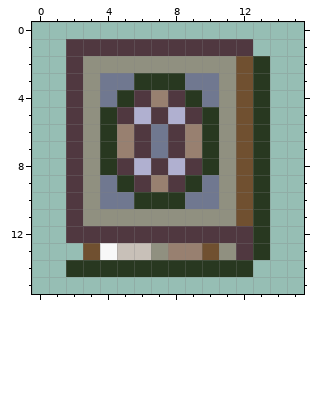
Two states of a pixel-art sprite, Graphics/ItemIcons/Tomes/Dark/Wurm.png. The picture above is the old version.
The file is 16x16 pixels.
After:
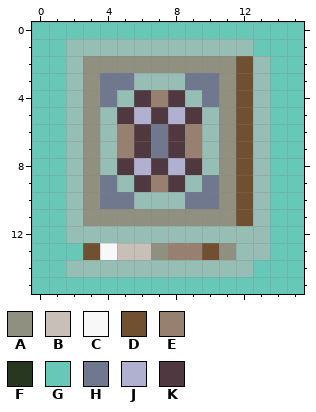
Palette (. is transparent): A #909080  B #c8c0b8  C #f8f8f8  D #705030  E #988070  F #283820  G #68c8b8  H #707890  J #b0b0d0  K #503840
What changed:
Colour G now appears in row 0 at x 0 to 15; in row 1 at x 0 to 1 and 13 to 15; in rows 2 to 12 at x 0 to 1 and 14 to 15; in row 13 at x 0 to 2 and 14 to 15; in row 14 at x 0 to 1 and 13 to 15; in row 15 at x 0 to 15.
Colour F is removed in row 2 at x 13; in row 3 at x 6 to 8 and 13; in row 4 at x 5, 9 and 13; in rows 5 to 8 at x 4, 10 and 13; in row 9 at x 5, 9 and 13; in row 10 at x 6 to 8 and 13.
Colour F is removed in rows 11 to 13 at x 13; in row 14 at x 2 to 12.
Colour K is removed in row 1 at x 2 to 12; in rows 2 to 11 at x 2; in row 12 at x 2 to 12; in row 13 at x 12.
Changed places in both pictures, as pixel boxes (x1, y1, x2, y2):
changed: (32, 22, 304, 294)
